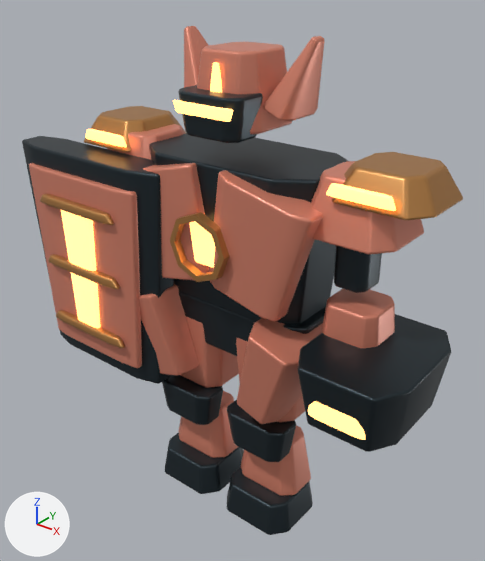
Before and after pictures for a commit that changed the Blender file assets_src/BossWarden.blend.
Rendered twice from a 50 mm camera at (2.73, -3.43, 3.96) aimed at (-0.06, 0.06, 1.8). Lighting does not change. The marker at lower left points along +X, +Y and +Z. The older version comes first.

Objects in the first picture: 'ChestPlateL', 'ChestPlateR', 'Crest', 'EmitterShroud', 'GauntletR', 'HipGuardL', 'HipGuardR', 'MantleR', 'PauldronR', 'ShieldPlate', 'ShieldTrim', 'Thorax' and 26 more.
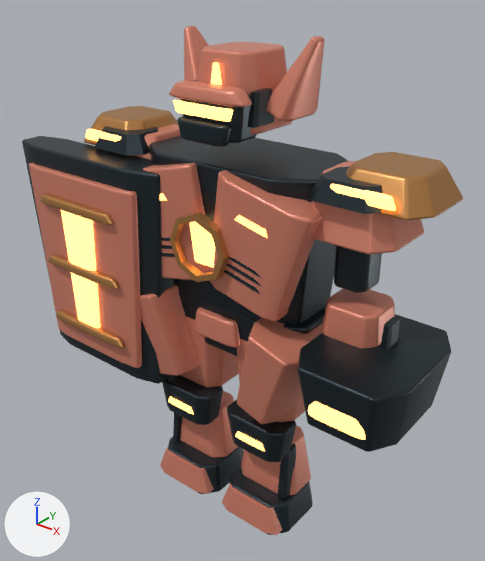
Patch to the scene script:
```diff
--- a/assets_src/BossWarden.blend.py
+++ b/assets_src/BossWarden.blend.py
@@ ob_kneerdetail_001 @@
+ob_kneerdetail_001 = bpy.data.objects.new('KneeRDetail.001', me_kneerdetail_001)  # 16 vertices, 10 faces; spans x -0.136..0.136, y -0.343..-0.316, z -0.103..-0.043; in mat_wardenglow (orange #ffb565, glowing orange #ffb565)
+ob_kneerdetail_001.parent = ob_kneer
+ob_kneerdetail_001.location = (0.0, 0.0, 0.0)
@@ ob_kneerdetail @@
+ob_kneerdetail = bpy.data.objects.new('KneeRDetail', me_kneerdetail)  # 16 vertices, 10 faces; spans x 0.164..0.236, y -0.217..-0.025, z -0.586..-0.183; in mat_wardendark (dark blue #2e393f)
+ob_kneerdetail.parent = ob_kneer
+ob_kneerdetail.location = (0.0, 0.0, 0.0)
@@ ob_bootrdetail @@
+ob_bootrdetail = bpy.data.objects.new('BootRDetail', me_bootrdetail)  # 16 vertices, 10 faces; spans x -0.271..0.271, y -0.414..-0.212, z -0.163..0.038; in mat_wardenbody (beige #da866f)
+ob_bootrdetail.parent = ob_bootr
+ob_bootrdetail.location = (0.0, 0.0, 0.0)
@@ ob_elbowrdetail @@
+ob_elbowrdetail = bpy.data.objects.new('ElbowRDetail', me_elbowrdetail)  # 16 vertices, 10 faces; spans x 0.206..0.272, y -0.18..0.041, z -0.504..-0.089; in mat_wardendark (dark blue #2e393f)
+ob_elbowrdetail.parent = ob_elbowr
+ob_elbowrdetail.location = (0.0, 0.0, 0.0)
@@ ob_armrdetail @@
+ob_armrdetail = bpy.data.objects.new('ArmRDetail', me_armrdetail)  # 16 vertices, 10 faces; spans x -0.217..0.283, y -0.349..0.063, z 0.086..0.214; in mat_wardendark (dark blue #2e393f)
+ob_armrdetail.parent = ob_armr
+ob_armrdetail.location = (0.0, 0.0, 0.0)
@@ ob_chestplaterdetail_001 @@
+ob_chestplaterdetail_001 = bpy.data.objects.new('ChestPlateRDetail.001', me_chestplaterdetail_001)  # 16 vertices, 10 faces; spans x -0.129..0.129, y -0.13..-0.112, z 0.179..0.224; in mat_wardenglow (orange #ffb565, glowing orange #ffb565)
+ob_chestplaterdetail_001.parent = ob_chestplater
+ob_chestplaterdetail_001.location = (0.0, 0.0, 0.0)
@@ ob_chestplaterdetail @@
+ob_chestplaterdetail = bpy.data.objects.new('ChestPlateRDetail', me_chestplaterdetail)  # 64 vertices, 40 faces; spans x -0.215..0.215, y -0.119..-0.095, z -0.218..0.279; in mat_wardendark (dark blue #2e393f)
+ob_chestplaterdetail.parent = ob_chestplater
+ob_chestplaterdetail.location = (0.0, 0.0, 0.0)
@@ ob_kneeldetail_001 @@
+ob_kneeldetail_001 = bpy.data.objects.new('KneeLDetail.001', me_kneerdetail_001.copy())
+ob_kneeldetail_001.parent = ob_kneel
+ob_kneeldetail_001.location = (0.0, 0.0, 0.0)
@@ ob_kneeldetail @@
+ob_kneeldetail = bpy.data.objects.new('KneeLDetail', me_kneeldetail)  # 16 vertices, 10 faces; spans x -0.236..-0.164, y -0.217..-0.025, z -0.586..-0.183; in mat_wardendark (dark blue #2e393f)
+ob_kneeldetail.parent = ob_kneel
+ob_kneeldetail.location = (0.0, 0.0, 0.0)
@@ ob_bootldetail @@
+ob_bootldetail = bpy.data.objects.new('BootLDetail', me_bootrdetail.copy())
+ob_bootldetail.parent = ob_bootl
+ob_bootldetail.location = (0.0, 0.0, 0.0)
@@ ob_armldetail @@
+ob_armldetail = bpy.data.objects.new('ArmLDetail', me_armldetail)  # 16 vertices, 10 faces; spans x -0.283..0.217, y -0.349..0.063, z 0.086..0.214; in mat_wardendark (dark blue #2e393f)
+ob_armldetail.parent = ob_arml
+ob_armldetail.location = (0.0, 0.0, 0.0)
@@ ob_chestplateldetail @@
+ob_chestplateldetail = bpy.data.objects.new('ChestPlateLDetail', me_chestplaterdetail.copy())
+ob_chestplateldetail.parent = ob_chestplatel
+ob_chestplateldetail.location = (0.0, 0.0, 0.0)
@@ ob_headdetail @@
+ob_headdetail = bpy.data.objects.new('HeadDetail', me_headdetail)  # 32 vertices, 20 faces; spans x -0.292..0.292, y -0.226..-0.016, z 0.178..0.379; in mat_wardendark (dark blue #2e393f)
+ob_headdetail.parent = ob_head
+ob_headdetail.location = (0.0, 0.0, 0.0)
@@ ob_beltbuckle @@
+ob_beltbuckle = bpy.data.objects.new('BeltBuckle', me_beltbuckle)  # 16 vertices, 10 faces; spans x -0.207..0.207, y -0.055..0.055, z -0.096..0.096; in mat_wardenbody (beige #da866f); modifiers BEVEL, WEIGHTED_NORMAL
+ob_beltbuckle.parent = ob_torso
+ob_beltbuckle.location = (0.0, -0.306, -0.033)
@@ ob_breather @@
+ob_breather = bpy.data.objects.new('Breather', me_breather)  # 16 vertices, 10 faces; spans x -0.205..0.205, y -0.055..0.055, z -0.066..0.066; in mat_wardendark (dark blue #2e393f); modifiers BEVEL, WEIGHTED_NORMAL
+ob_breather.parent = ob_head
+ob_breather.location = (0.0, -0.346, 0.136)
@@ ob_helmetbrow @@
+ob_helmetbrow = bpy.data.objects.new('HelmetBrow', me_helmetbrow)  # 16 vertices, 10 faces; spans x -0.307..0.307, y -0.092..0.092, z -0.044..0.044; in mat_wardenbody (beige #da866f); modifiers BEVEL, WEIGHTED_NORMAL
+ob_helmetbrow.parent = ob_head
+ob_helmetbrow.location = (0.0, -0.293, 0.361)
```

Location of each change, (x1, y1, x2, y2) in pixels of the pictures (485 x 561 px):
'ArmRDetail', added
    after: (309, 167, 382, 214)
'HelmetBrow', added
    after: (169, 81, 252, 107)
'BootRDetail', added (beige)
    after: (222, 483, 282, 535)
'BeltBuckle', added (beige)
    after: (194, 308, 241, 348)
'BootLDetail', added (beige)
    after: (160, 448, 213, 494)
'Breather', added (dark blue)
    after: (177, 117, 232, 147)
'ArmLDetail', added
    after: (94, 126, 158, 155)
'HeadDetail', added (dark blue)
    after: (194, 80, 274, 128)
'KneeRDetail', added (dark blue)
    after: (277, 444, 296, 499)
'ElbowRDetail', added
    after: (381, 316, 401, 349)
'ChestPlateRDetail', added
    after: (224, 257, 261, 294)
'ChestPlateRDetail.001', added
    after: (234, 215, 267, 238)
'KneeRDetail.001', added
    after: (235, 431, 265, 451)
'KneeLDetail', added (mostly hidden)
    after: (173, 413, 182, 440)
'KneeLDetail.001', added
    after: (168, 396, 194, 415)
'ChestPlateLDetail', added (mostly hidden)
    after: (161, 238, 175, 257)
'FaceFrame', unchanged, covered by the edit
    before: (178, 85, 263, 143)
    after: (179, 94, 257, 143)
